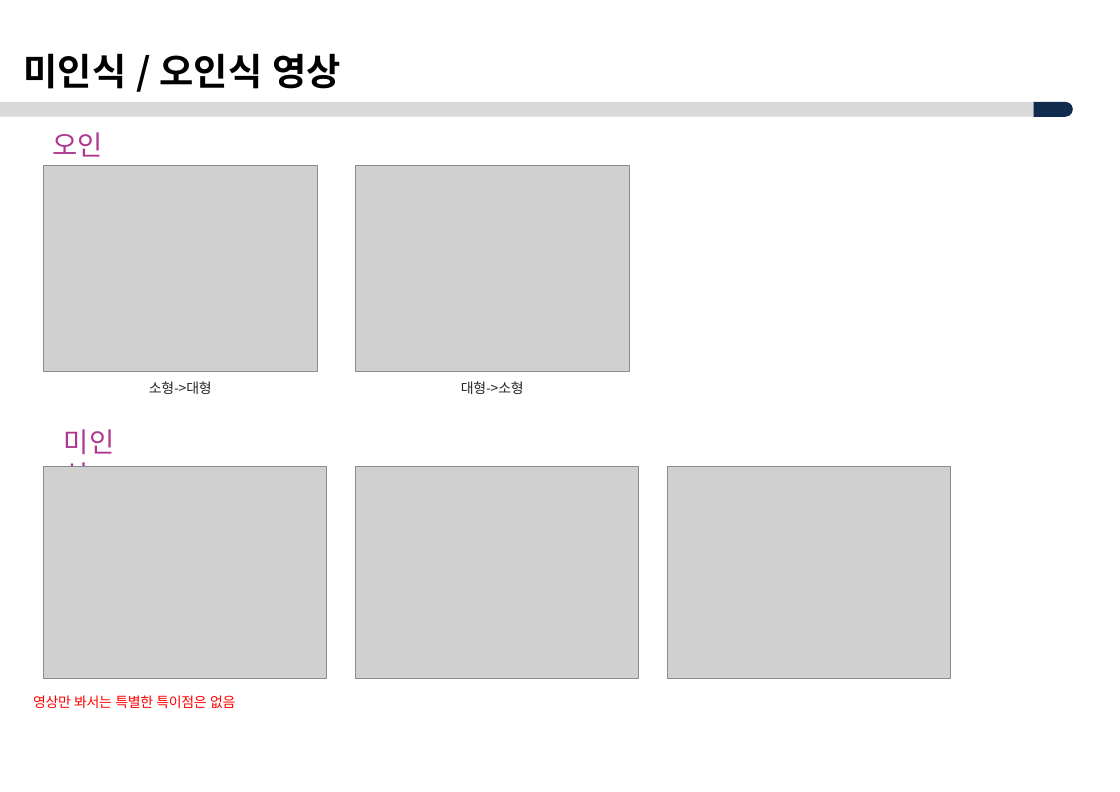
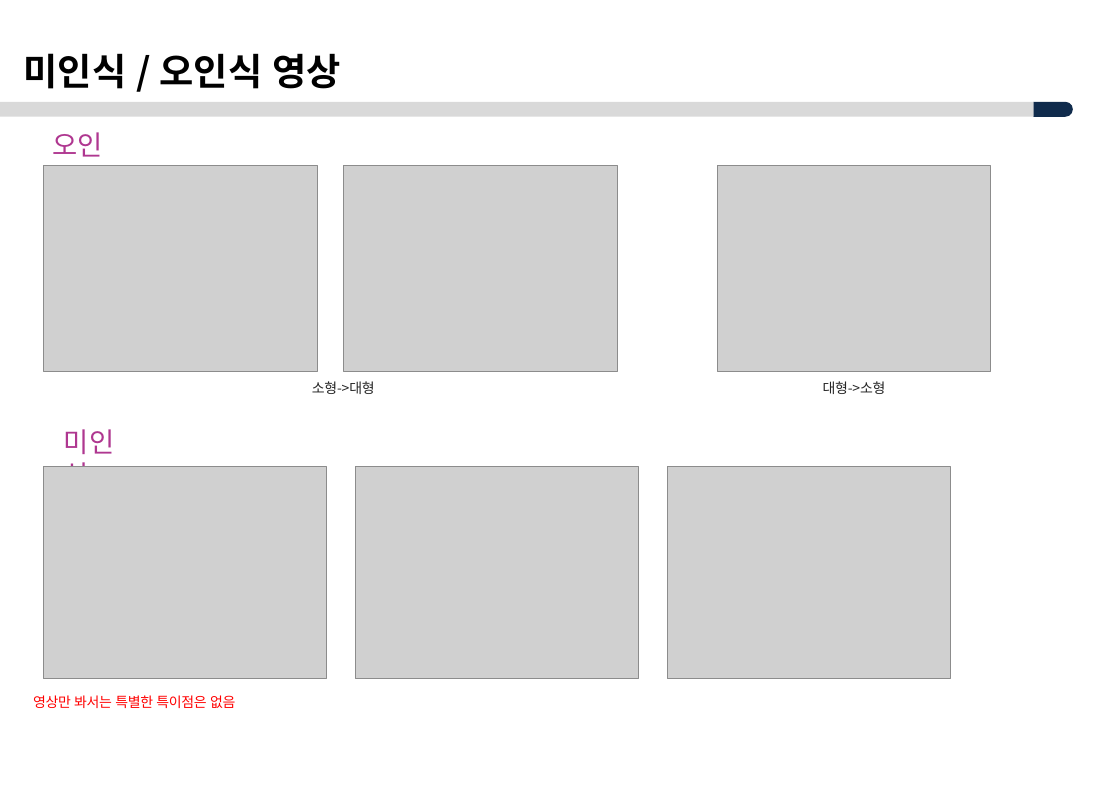
Before and after one commit to ksyoon70/carclass, a slide deck: slide 8 of 차량소형대형분류_보고서_V1.0.pptx. Drawn at 1120x792 pixels with LibreOffice and Linux fonts; fonts in the diff are those of the drawing; grey boxes stand for pictures; background and template pictures are left out. Boxes give left, top, right and bottom in pixels: in the first picture for what was removed or moved away, otherwise in the second. Text is boxed around its words. In the diff, an @@ line names an element or a change of style, - is before the commit and + after.

```diff
--- a/차량소형대형분류_보고서_V1.0.pptx
+++ b/차량소형대형분류_보고서_V1.0.pptx
@@ picture added at <box>343,166,617,371</box> @@
@@ picture: place and size @@
-picture at <box>355,166,629,371</box>
+picture at <box>718,166,992,371</box>
@@ text "소형->대형": place and size @@
-text "소형->대형" at <box>149,381,212,394</box>
+text "소형->대형" at <box>312,381,375,394</box>
@@ text "대형->소형": place and size @@
-text "대형->소형" at <box>461,381,524,394</box>
+text "대형->소형" at <box>823,381,886,394</box>
```
Also in this commit, not shown: 1 other slide changed, 3 other files.
